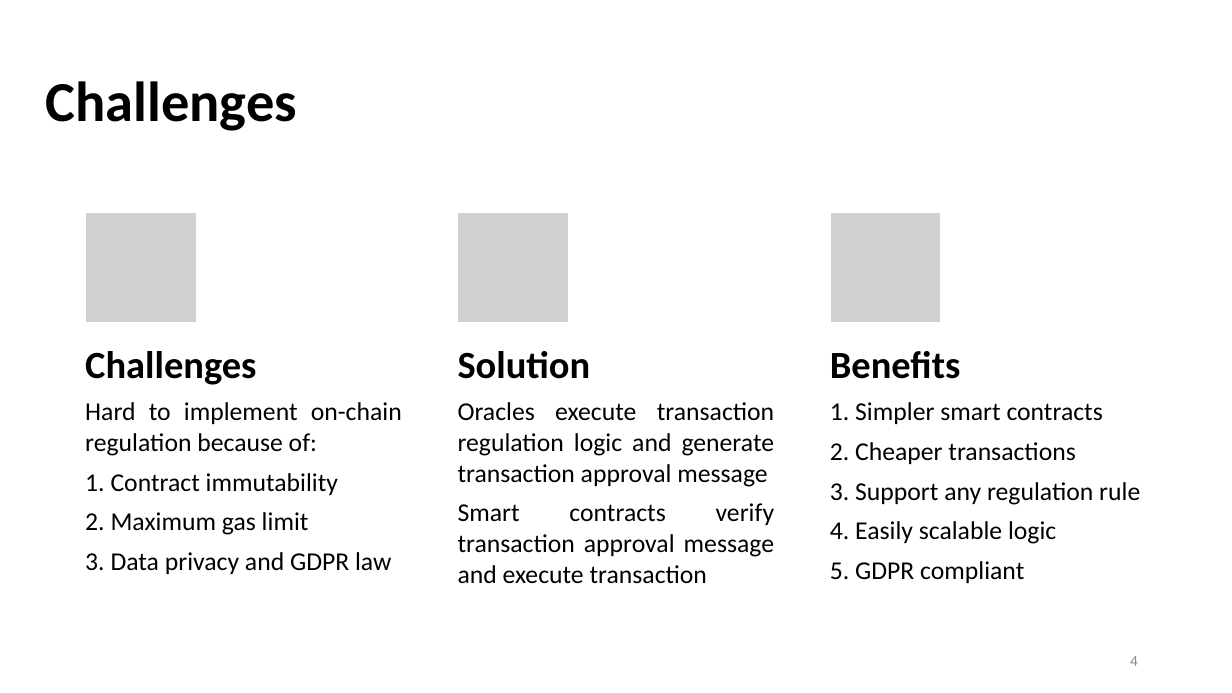
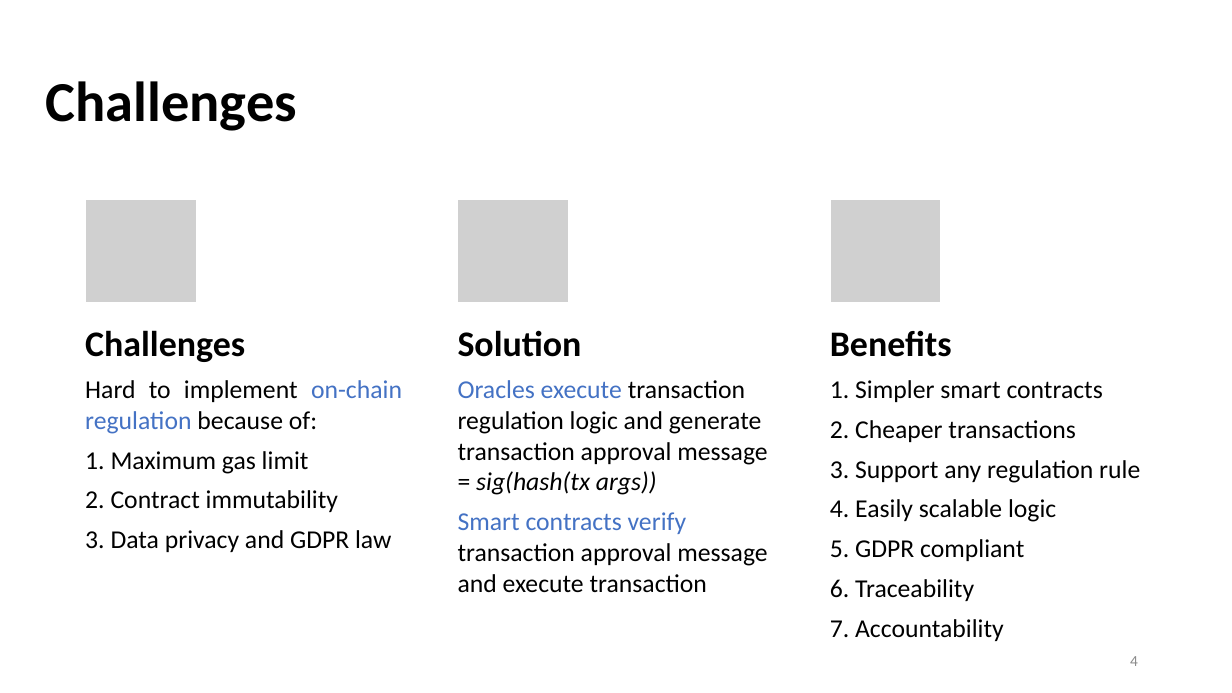
Before and after one commit to yanngabb/marketplace, a slide deck: slide 4 of rapport/Master_Thesis_Presentation_Yann_Gabbud.pptx. Drawn at 1232x693 pixels with LibreOffice and Linux fonts; fonts in the diff are those of the drawing; grey boxes stand for pictures. Boxes give left, top, right and bottom in pixels: in the first picture for what was removed or moved away, otherwise in the second. Text is boxed around its words. In the diff, an @@ line names an element or a change of style, - is before the commit and + after.

```diff
--- a/rapport/Master_Thesis_Presentation_Yann_Gabbud.pptx
+++ b/rapport/Master_Thesis_Presentation_Yann_Gabbud.pptx
@@ picture: place and size @@
-picture at (85,213,196,323)
+picture at (85,200,196,303)
@@ picture: place and size @@
-picture at (457,213,568,323)
+picture at (457,200,568,303)
@@ picture: place and size @@
-picture at (830,213,941,323)
+picture at (830,200,941,303)
@@ 3 texts: place and size @@
-3 texts at (85,351,961,385)
+3 texts at (85,330,952,362)
@@ size 30 to 28 pt in 3 elements at (85,330,245,362), (830,330,952,357), (458,330,582,357) @@
@@ text at (85,380,402,434): text colour #000000 to #4472C4 in "on-chain regulation" @@
@@ text "Hard to implement on-chain regulation ...": place and size @@
-text "Hard to implement on-chain regulation ..." at (85,402,402,574)
+text "Hard to implement on-chain regulation ..." at (85,380,402,552)
@@ text "Oracles execute transaction regulation logic ...": place and size @@
-text "Oracles execute transaction regulation logic ..." at (458,402,775,584)
+text "Oracles execute transaction regulation logic ..." at (458,380,767,593)
@@ text at (458,380,767,495): text changed @@
-Oracles execute transaction regulation logic and generate transaction approval message
+Oracles execute transaction regulation logic and generate transaction approval message = sig(hash(tx args))
@@ text "1. Simpler smart contracts": place and size @@
-text "1. Simpler smart contracts" at (830,402,1140,583)
+text "1. Simpler smart contracts" at (830,380,1140,601)
@@ text at (85,451,338,512): text changed @@
-1. Contract immutability
-2. Maximum gas limit
+1. Maximum gas limit
+2. Contract immutability
@@ text at (458,512,767,593): text colour #000000 to #4472C4 in "Smart contracts verify"; alignment justified to left @@
@@ text at (830,579,974,601): paragraphs added @@
+6. Traceability
+7. Accountability
```
Also in this commit, not shown: 12 other slides changed, 7 slides added, 2 slides removed.
